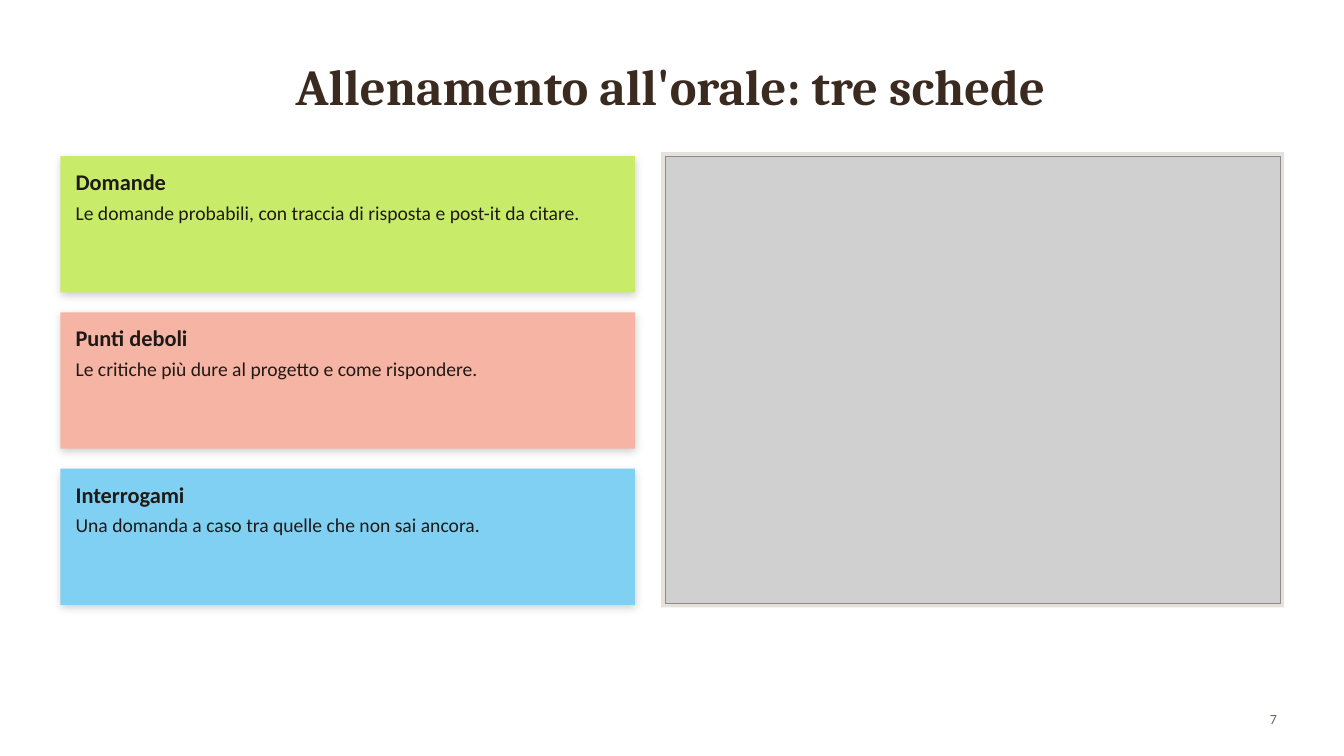
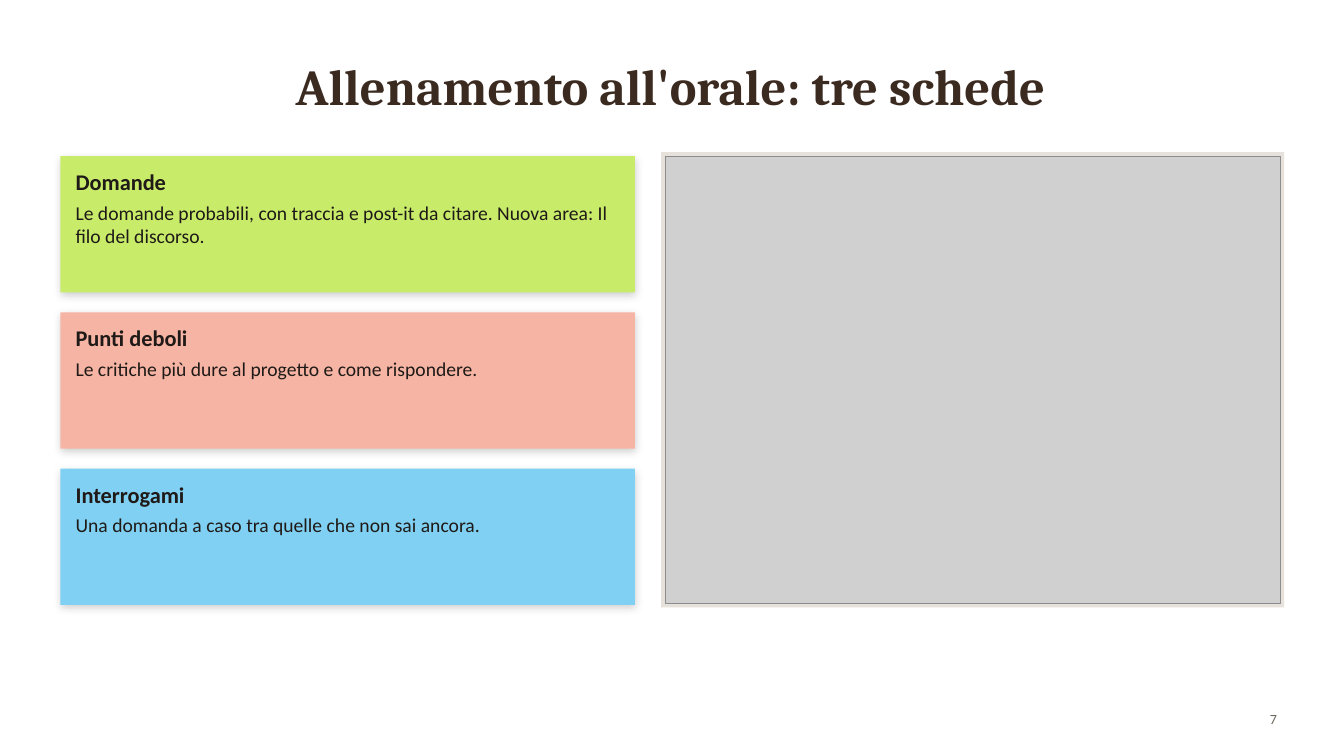
Before and after one commit to vignini/sentiment, a slide deck: slide 7 of presentazione/come-usare-la-mappa.pptx. Drawn at 1344x756 pixels with LibreOffice and Linux fonts; fonts in the diff are those of the drawing; grey boxes stand for pictures. Boxes give left, top, right and bottom in pixels: in the first picture for what was removed or moved away, otherwise in the second. Text is boxed around its words. In the diff, an @@ line names an element or a change of style, - is before the commit and + after.

```diff
--- a/presentazione/come-usare-la-mappa.pptx
+++ b/presentazione/come-usare-la-mappa.pptx
@@ text at (76,206,607,243): text changed @@
-Le domande probabili, con traccia di risposta e post-it da citare.
+Le domande probabili, con traccia e post-it da citare. Nuova area: Il filo del discorso.
```
Also in this commit, not shown: 4 other slides changed, 2 slides added, 2 other files.
